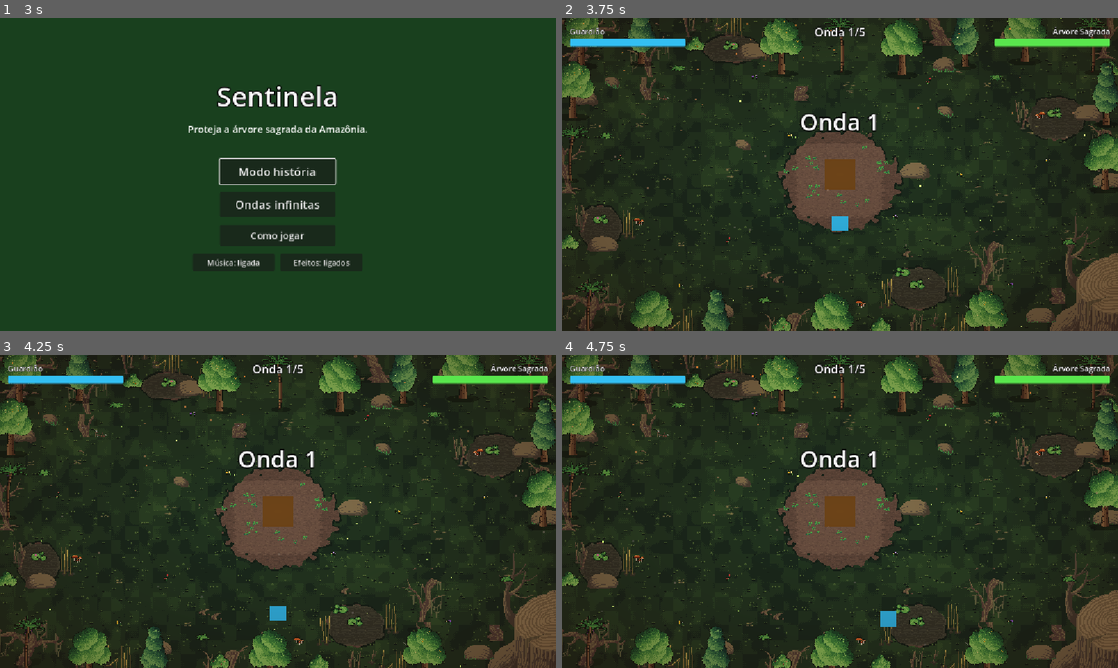
Above: before the commit, frames 1-4 (two rows, left to right).
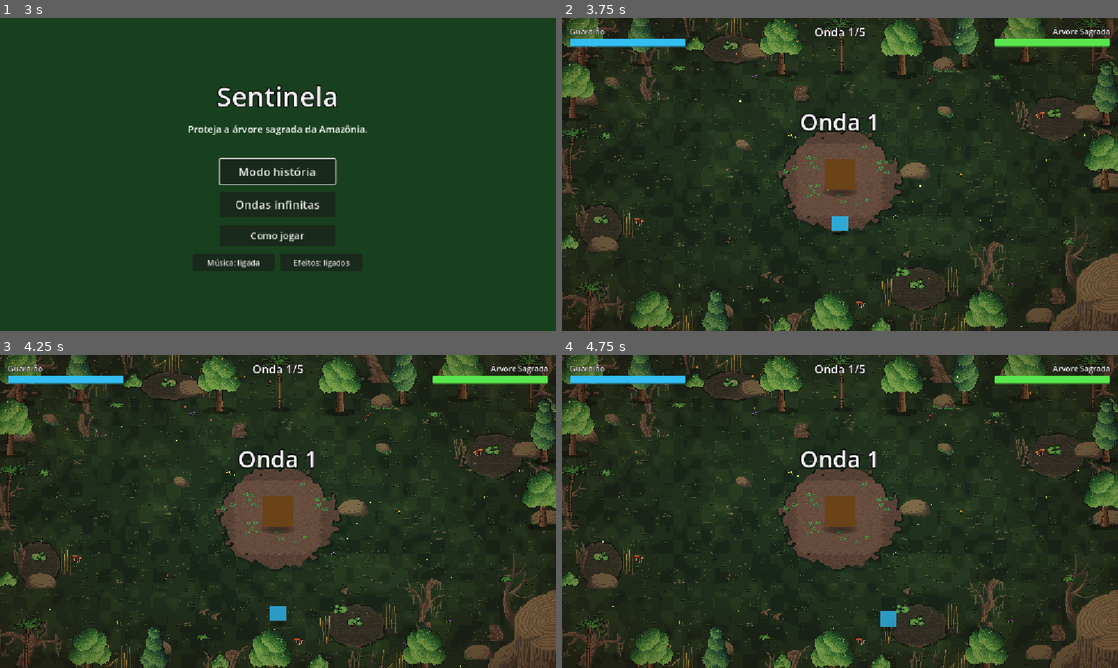
Above: after the commit, the same moments.

Repository: elian-sss/sentinela
Game: Godot game, scene res://cenas/telas/TelaInicial.tscn
Same seed, same stepped clock (60 frames per second), same inputs: the game is played once before the commit and once after it.
Inputs (mouse positions are in pixels of both pictures, inside the frame that each line leads up to):
- Up to frame 1 (3 s): click "Como jogar" at 0.5 s; click "Voltar" at 1.25 s; click "Como jogar" at 2 s; tap Enter (ui_accept) at 2.75 s; move the mouse to (400, 158) at 2.77 s; press the mouse at (400, 158) at 2.78 s; hold D (mover_direita) from 2.78 s (still down)
- Up to frame 2 (3.75 s): tap Enter (ui_accept) at 3.02, 3.5 s; move the mouse to (728, 190) at 3.52 s; release D (mover_direita) at 3.53 s; release the mouse at (728, 190) at 3.53 s; hold S (mover_baixo) from 3.53 s (still down); tap Space (dash) at 3.6 s
- Up to frame 3 (4.25 s): keep holding S (mover_baixo); tap Enter (ui_accept) at 3.77 s
- Up to frame 4 (4.75 s): move the mouse to (895, 442) at 4.27 s; release S (mover_baixo) at 4.28 s; hold D (mover_direita) from 4.28 s (still down); hold R (reiniciar) from 4.28 s (still down)

Frame 1 is identical in both runs. In frame 2, less than 0.1% of the frame differs, in the area x 47-53%, y 54-58%; in frame 3, less than 0.1%; in frame 4, less than 0.1%, in the area x 47-60%, y 54-89%.

Commit message:
Adiciona profundidade: ordenação por altura, sombras nos personagens e colisão nos troncos

Diff:
--- a/cenas/arena/Arena.tscn
+++ b/cenas/arena/Arena.tscn
@@ -12,8 +12,10 @@
 [ext_resource type="PackedScene" path="res://cenas/telas/TelaHistoria.tscn" id="10_tela_historia"]
 
 [node name="Arena" type="Node2D" unique_id=560938052]
+y_sort_enabled = true
 
 [node name="Fundo" type="ColorRect" parent="." unique_id=336529864]
+z_index = -3
 offset_right = 1152.0
 offset_bottom = 648.0
 mouse_filter = 2
--- a/cenas/arvore/Arvore.tscn
+++ b/cenas/arvore/Arvore.tscn
@@ -1,9 +1,21 @@
-[gd_scene load_steps=3 format=3]
+[gd_scene load_steps=5 format=3]
 
 [ext_resource type="Script" path="res://cenas/arvore/arvore.gd" id="1_arvore"]
 
 [sub_resource type="RectangleShape2D" id="RectangleShape2D_arvore"]
 size = Vector2(64, 64)
+
+[sub_resource type="Gradient" id="Gradient_sombra"]
+offsets = PackedFloat32Array(0, 0.6, 1)
+colors = PackedColorArray(0, 0, 0, 0.45, 0, 0, 0, 0.3, 0, 0, 0, 0)
+
+[sub_resource type="GradientTexture2D" id="GradientTexture2D_sombra"]
+gradient = SubResource("Gradient_sombra")
+width = 84
+height = 24
+fill = 1
+fill_from = Vector2(0.5, 0.5)
+fill_to = Vector2(1, 0.5)
 
 [node name="Arvore" type="StaticBody2D" groups=["arvore"]]
 script = ExtResource("1_arvore")
@@ -18,3 +30,8 @@
 offset_bottom = 32.0
 mouse_filter = 2
 color = Color(0.45, 0.28, 0.1, 1)
+
+[node name="Sombra" type="Sprite2D" parent="."]
+z_index = -1
+position = Vector2(0, 37)
+texture = SubResource("GradientTexture2D_sombra")
--- a/cenas/cenario/Cenario.tscn
+++ b/cenas/cenario/Cenario.tscn
@@ -44,6 +44,12 @@
 [sub_resource type="CanvasItemMaterial" id="CanvasItemMaterial_vagalume"]
 blend_mode = 1
 
+[sub_resource type="RectangleShape2D" id="RectangleShape2D_tronco_largo"]
+size = Vector2(18, 10)
+
+[sub_resource type="RectangleShape2D" id="RectangleShape2D_tronco_fino"]
+size = Vector2(8, 8)
+
 [sub_resource type="RectangleShape2D" id="RectangleShape2D_nw23t"]
 size = Vector2(1280, 64)
 
@@ -57,17 +63,21 @@
 size = Vector2(64, 776)
 
 [node name="Cenario" type="Node2D" unique_id=1152195789]
+y_sort_enabled = true
 texture_filter = 1
 
 [node name="Chao" type="TileMapLayer" parent="." unique_id=1452183691]
+z_index = -2
 tile_map_data = PackedByteArray("AAAAAAAAAAABAAAAAAABAAAAAAAAAAAAAAACAAAAAAAAAAAAAAADAAAAAAABAAAAAAAEAAAAAAAAAAAAAAAFAA …(12016 unchanged characters)…
 tile_set = ExtResource("1_py1ba")
 
 [node name="Grama" type="Sprite2D" parent="."]
+z_index = -2
 texture = ExtResource("p_gramado")
 centered = false
 
 [node name="Decoracao" type="Node2D" parent="." unique_id=113941418]
+z_index = -2
 
 [node name="Galho0" type="Sprite2D" parent="Decoracao" unique_id=704681444]
 position = Vector2(227, 461)
@@ -577,7 +587,6 @@
 region_rect = Rect2(128, 1536, 32, 64)
 
 [node name="Bordas" type="Node2D" parent="."]
-z_index = 10
 y_sort_enabled = true
 
 [node name="Arvore1" type="Sprite2D" parent="Bordas"]
@@ -868,6 +877,142 @@
 offset = Vector2(-20, -28)
 centered = false
 flip_h = true
+
+[node name="Tronco" type="StaticBody2D" parent="Bordas/Arvore1"]
+collision_layer = 4
+collision_mask = 0
+
+[node name="Colisao" type="CollisionShape2D" parent="Bordas/Arvore1/Tronco"]
+position = Vector2(0, -5)
+shape = SubResource("RectangleShape2D_tronco_largo")
+
+[node name="Tronco" type="StaticBody2D" parent="Bordas/Arvore2"]
+collision_layer = 4
+collision_mask = 0
+
+[node name="Colisao" type="CollisionShape2D" parent="Bordas/Arvore2/Tronco"]
+position = Vector2(0, -5)
+shape = SubResource("RectangleShape2D_tronco_largo")
+
+[node name="Tronco" type="StaticBody2D" parent="Bordas/Arvore3"]
+collision_layer = 4
+collision_mask = 0
+
+[node name="Colisao" type="CollisionShape2D" parent="Bordas/Arvore3/Tronco"]
+position = Vector2(0, -5)
+shape = SubResource("RectangleShape2D_tronco_largo")
+
+[node name="Tronco" type="StaticBody2D" parent="Bordas/Palmeira1"]
+collision_layer = 4
+collision_mask = 0
+
+[node name="Colisao" type="CollisionShape2D" parent="Bordas/Palmeira1/Tronco"]
+position = Vector2(0, -5)
+shape = SubResource("RectangleShape2D_tronco_fino")
+
+[node name="Tronco" type="StaticBody2D" parent="Bordas/Arvore4"]
+collision_layer = 4
+collision_mask = 0
+
+[node name="Colisao" type="CollisionShape2D" parent="Bordas/Arvore4/Tronco"]
+position = Vector2(0, -5)
+shape = SubResource("RectangleShape2D_tronco_largo")
+
+[node name="Tronco" type="StaticBody2D" parent="Bordas/Arvore5"]
+collision_layer = 4
+collision_mask = 0
+
+[node name="Colisao" type="CollisionShape2D" parent="Bordas/Arvore5/Tronco"]
+position = Vector2(0, -5)
+shape = SubResource("RectangleShape2D_tronco_largo")
+
+[node name="Tronco" type="StaticBody2D" parent="Bordas/Arvore6"]
+collision_layer = 4
+collision_mask = 0
+
+[node name="Colisao" type="CollisionShape2D" parent="Bordas/Arvore6/Tronco"]
+position = Vector2(0, -5)
+shape = SubResource("RectangleShape2D_tronco_largo")
+
+[node name="Tronco" type="StaticBody2D" parent="Bordas/Palmeira2"]
+collision_layer = 4
+collision_mask = 0
+
+[node name="Colisao" type="CollisionShape2D" parent="Bordas/Palmeira2/Tronco"]
+position = Vector2(0, -5)
+shape = SubResource("RectangleShape2D_tronco_fino")
+
+[node name="Tronco" type="StaticBody2D" parent="Bordas/Palmeira3"]
+collision_layer = 4
+collision_mask = 0
+
+[node name="Colisao" type="CollisionShape2D" parent="Bordas/Palmeira3/Tronco"]
+position = Vector2(0, -5)
+shape = SubResource("RectangleShape2D_tronco_fino")
+
+[node name="Tronco" type="StaticBody2D" parent="Bordas/Arvore7"]
+collision_layer = 4
+collision_mask = 0
+
+[node name="Colisao" type="CollisionShape2D" parent="Bordas/Arvore7/Tronco"]
+position = Vector2(0, -5)
+shape = SubResource("RectangleShape2D_tronco_largo")
+
+[node name="Tronco" type="StaticBody2D" parent="Bordas/Arvore8"]
+collision_layer = 4
+collision_mask = 0
+
+[node name="Colisao" type="CollisionShape2D" parent="Bordas/Arvore8/Tronco"]
+position = Vector2(0, -5)
+shape = SubResource("RectangleShape2D_tronco_largo")
+
+[node name="Tronco" type="StaticBody2D" parent="Bordas/Arvore9"]
+collision_layer = 4
+collision_mask = 0
+
+[node name="Colisao" type="CollisionShape2D" parent="Bordas/Arvore9/Tronco"]
+position = Vector2(0, -5)
+shape = SubResource("RectangleShape2D_tronco_largo")
+
+[node name="Tronco" type="StaticBody2D" parent="Bordas/Arvore10"]
+collision_layer = 4
+collision_mask = 0
+
+[node name="Colisao" type="CollisionShape2D" parent="Bordas/Arvore10/Tronco"]
+position = Vector2(0, -5)
+shape = SubResource("RectangleShape2D_tronco_largo")
+
+[node name="Tronco" type="StaticBody2D" parent="Bordas/Arvore11"]
+collision_layer = 4
+collision_mask = 0
+
+[node name="Colisao" type="CollisionShape2D" parent="Bordas/Arvore11/Tronco"]
+position = Vector2(0, -5)
+shape = SubResource("RectangleShape2D_tronco_largo")
+
+[node name="Tronco" type="StaticBody2D" parent="Bordas/Palmeira4"]
+collision_layer = 4
+collision_mask = 0
+
+[node name="Colisao" type="CollisionShape2D" parent="Bordas/Palmeira4/Tronco"]
+position = Vector2(0, -5)
+shape = SubResource("RectangleShape2D_tronco_fino")
+
+[node name="Tronco" type="StaticBody2D" parent="Bordas/Arvore12"]
+collision_layer = 4
+collision_mask = 0
+
+[node name="Colisao" type="CollisionShape2D" parent="Bordas/Arvore12/Tronco"]
+position = Vector2(0, -5)
+shape = SubResource("RectangleShape2D_tronco_largo")
+
+[node name="Tronco" type="StaticBody2D" parent="Bordas/Arvore13"]
+collision_layer = 4
+collision_mask = 0
+
+[node name="Colisao" type="CollisionShape2D" parent="Bordas/Arvore13/Tronco"]
+position = Vector2(0, -5)
+shape = SubResource("RectangleShape2D_tronco_largo")
 
 [node name="Atmosfera" type="Node2D" parent="." unique_id=50557821]
 z_index = 20
--- a/cenas/chefe/Chefe.tscn
+++ b/cenas/chefe/Chefe.tscn
@@ -1,9 +1,21 @@
-[gd_scene load_steps=3 format=3]
+[gd_scene load_steps=5 format=3]
 
 [ext_resource type="Script" path="res://cenas/chefe/chefe.gd" id="1_chefe"]
 
 [sub_resource type="RectangleShape2D" id="RectangleShape2D_chefe"]
 size = Vector2(96, 72)
+
+[sub_resource type="Gradient" id="Gradient_sombra"]
+offsets = PackedFloat32Array(0, 0.6, 1)
+colors = PackedColorArray(0, 0, 0, 0.45, 0, 0, 0, 0.3, 0, 0, 0, 0)
+
+[sub_resource type="GradientTexture2D" id="GradientTexture2D_sombra"]
+gradient = SubResource("Gradient_sombra")
+width = 112
+height = 28
+fill = 1
+fill_from = Vector2(0.5, 0.5)
+fill_to = Vector2(1, 0.5)
 
 [node name="Chefe" type="CharacterBody2D" groups=["inimigos"]]
 collision_layer = 2
@@ -27,3 +39,8 @@
 offset_bottom = 36.0
 mouse_filter = 2
 color = Color(0.45, 0.4, 0.5, 1)
+
+[node name="Sombra" type="Sprite2D" parent="."]
+z_index = -1
+position = Vector2(0, 42)
+texture = SubResource("GradientTexture2D_sombra")
--- a/cenas/heroi/Heroi.tscn
+++ b/cenas/heroi/Heroi.tscn
@@ -1,9 +1,21 @@
-[gd_scene load_steps=3 format=3]
+[gd_scene load_steps=5 format=3]
 
 [ext_resource type="Script" path="res://cenas/heroi/heroi.gd" id="1_heroi"]
 
 [sub_resource type="RectangleShape2D" id="RectangleShape2D_heroi"]
 size = Vector2(32, 32)
+
+[sub_resource type="Gradient" id="Gradient_sombra"]
+offsets = PackedFloat32Array(0, 0.6, 1)
+colors = PackedColorArray(0, 0, 0, 0.45, 0, 0, 0, 0.3, 0, 0, 0, 0)
+
+[sub_resource type="GradientTexture2D" id="GradientTexture2D_sombra"]
+gradient = SubResource("Gradient_sombra")
+width = 40
+height = 14
+fill = 1
+fill_from = Vector2(0.5, 0.5)
+fill_to = Vector2(1, 0.5)
 
 [node name="Heroi" type="CharacterBody2D" groups=["heroi"]]
 collision_mask = 5
@@ -27,3 +39,8 @@
 closed = true
 width = 3.0
 default_color = Color(0.55, 0.85, 1, 0.9)
+
+[node name="Sombra" type="Sprite2D" parent="."]
+z_index = -1
+position = Vector2(0, 21)
+texture = SubResource("GradientTexture2D_sombra")
--- a/cenas/inimigo/Inimigo.tscn
+++ b/cenas/inimigo/Inimigo.tscn
@@ -1,9 +1,21 @@
-[gd_scene load_steps=3 format=3]
+[gd_scene load_steps=5 format=3]
 
 [ext_resource type="Script" path="res://cenas/inimigo/inimigo.gd" id="1_inimigo"]
 
 [sub_resource type="RectangleShape2D" id="RectangleShape2D_inimigo"]
 size = Vector2(28, 28)
+
+[sub_resource type="Gradient" id="Gradient_sombra"]
+offsets = PackedFloat32Array(0, 0.6, 1)
+colors = PackedColorArray(0, 0, 0, 0.45, 0, 0, 0, 0.3, 0, 0, 0, 0)
+
+[sub_resource type="GradientTexture2D" id="GradientTexture2D_sombra"]
+gradient = SubResource("Gradient_sombra")
+width = 36
+height = 12
+fill = 1
+fill_from = Vector2(0.5, 0.5)
+fill_to = Vector2(1, 0.5)
 
 [node name="Inimigo" type="CharacterBody2D" groups=["inimigos"]]
 motion_mode = 1
@@ -19,3 +31,8 @@
 offset_bottom = 14.0
 mouse_filter = 2
 color = Color(0.9, 0.35, 0.15, 1)
+
+[node name="Sombra" type="Sprite2D" parent="."]
+z_index = -1
+position = Vector2(0, 19)
+texture = SubResource("GradientTexture2D_sombra")
